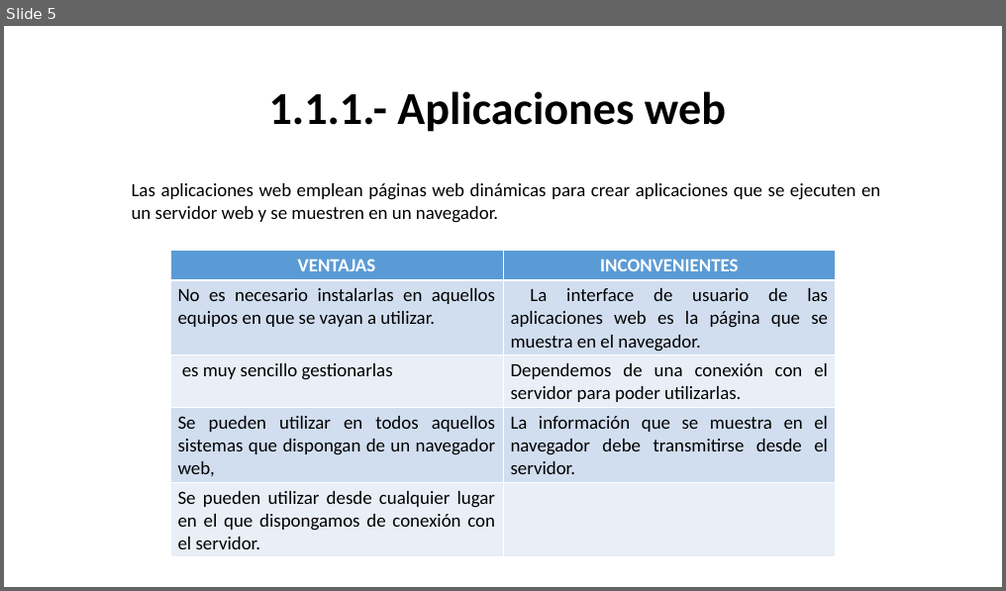
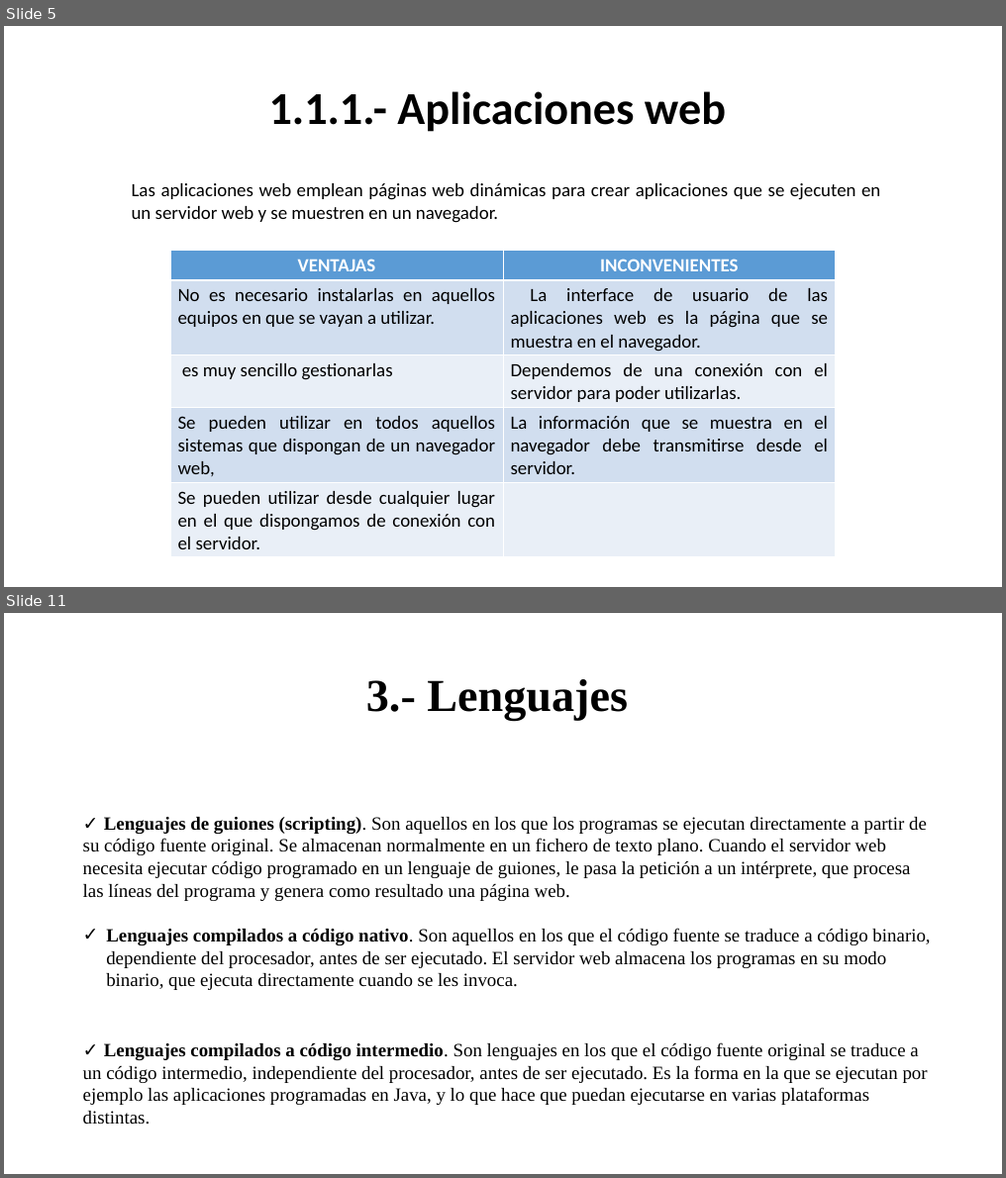
Before and after one commit to raulopsanch/DAW2, a slide deck: Desarrollo web en entorno servidor/Tema_01/Ejercicios/Raúl_Lòpez_Sánchez_Tarea_Tema_1.pptx. Shown one above the other, each under a label of ours: slide 5 before the commit, slides 5 and 11 after it; the slides between them are not shown. The pictures are 1006x591 and 1006x1178 pixels, drawn with LibreOffice and Linux fonts; fonts in the diff are those of the drawing. Boxes give left, top, right and bottom in pixels: in the first picture for what was removed or moved away, otherwise in the second. Text is boxed around its words. In the diff, an @@ line names an element or a change of style, - is before the commit and + after.

```diff
--- a/Desarrollo web en entorno servidor/Tema_01/Ejercicios/Raúl_Lòpez_Sánchez_Tarea_Tema_1.pptx
+++ b/Desarrollo web en entorno servidor/Tema_01/Ejercicios/Raúl_Lòpez_Sánchez_Tarea_Tema_1.pptx
@@ slide 11 added at box(4, 613, 1002, 1174), background #FFFFFF @@
@@ title added at box(366, 679, 628, 721), 44 pt, text #000000, bold @@
+3.- Lenguajes
@@ text added at box(83, 817, 930, 1125), 18 pt, text #000000 @@
+✓ Lenguajes de guiones (scripting). Son aquellos en los que los programas se ejecutan directamente a partir de su código fuente original. Se almacenan normalmente en un fichero de texto plano. Cuando el servidor web necesita ejecutar código programado en un lenguaje de guiones, le pasa la petición a un intérprete, que procesa las líneas del programa y genera como resultado una página web.
+✓ Lenguajes compilados a código nativo. Son aquellos en los que el código fuente se traduce a código binario, dependiente del procesador, antes de ser ejecutado. El servidor web almacena los programas en su modo binario, que ejecuta directamente cuando se les invoca.
+✓ Lenguajes compilados a código intermedio. Son lenguajes en los que el código fuente original se traduce a un código intermedio, independiente del procesador, antes de ser ejecutado. Es la forma en la que se ejecutan por ejemplo las aplicaciones programadas en Java, y lo que hace que puedan ejecutarse en varias plataformas distintas.
```
Also in this commit, not shown: 1 slide changed, 7 other slides added.
